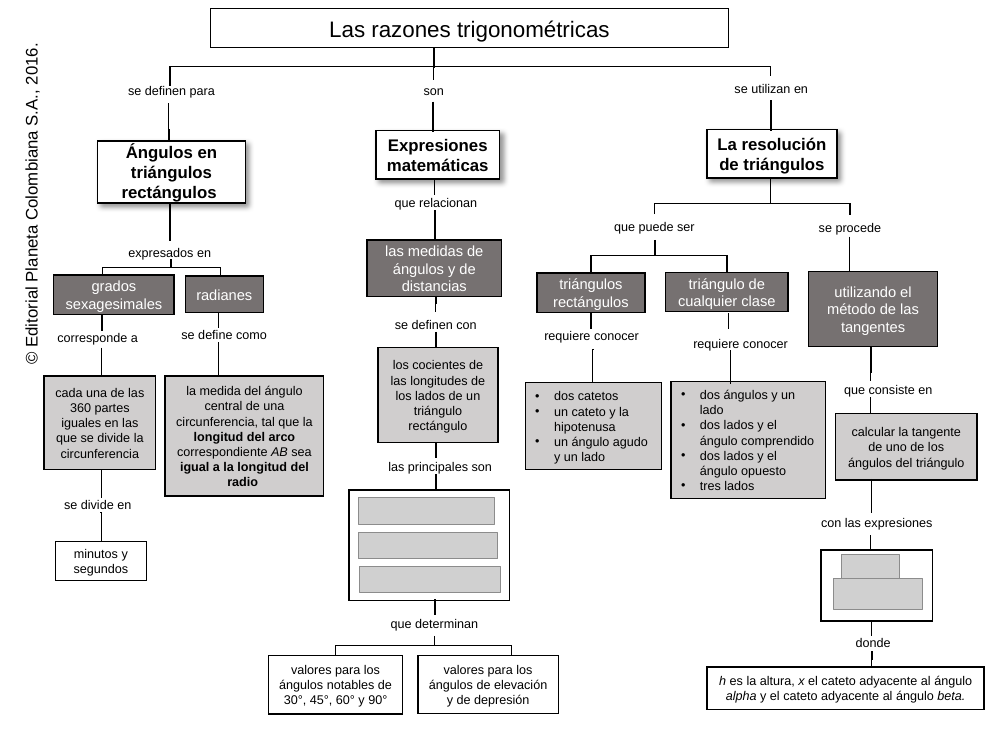
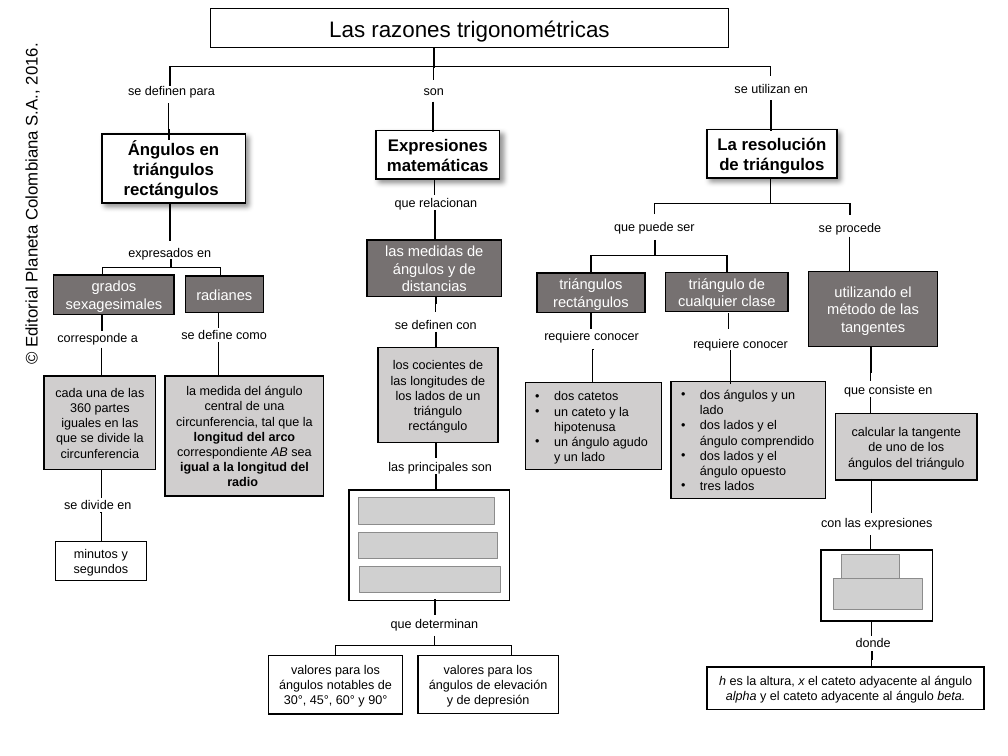
Before and after one commit to AulaPlanetaColombia/Matematicas, a slide deck: slide 1 of fuentes/contenidos/grado10/guion02/MAPA_CONCEPTUAL_MA_10_02_CO.pptx. Drawn at 1008x756 pixels with LibreOffice and Linux fonts; fonts in the diff are those of the drawing; grey boxes stand for pictures; background and template pictures are left out. Boxes give left, top, right and bottom in pixels: in the first picture for what was removed or moved away, otherwise in the second. Text is boxed around its words. In the diff, an @@ line names an element or a change of style, - is before the commit and + after.

Commit message:
Revisión mapa conceptual
Edición del mapa conceptual

```diff
--- a/fuentes/contenidos/grado10/guion02/MAPA_CONCEPTUAL_MA_10_02_CO.pptx
+++ b/fuentes/contenidos/grado10/guion02/MAPA_CONCEPTUAL_MA_10_02_CO.pptx
@@ rectangle "Ángulos en triángulos rectángulos": place and size @@
-rectangle "Ángulos en triángulos rectángulos" at <box>98,141,245,204</box>
+rectangle "Ángulos en triángulos rectángulos" at <box>102,134,245,204</box>
```
